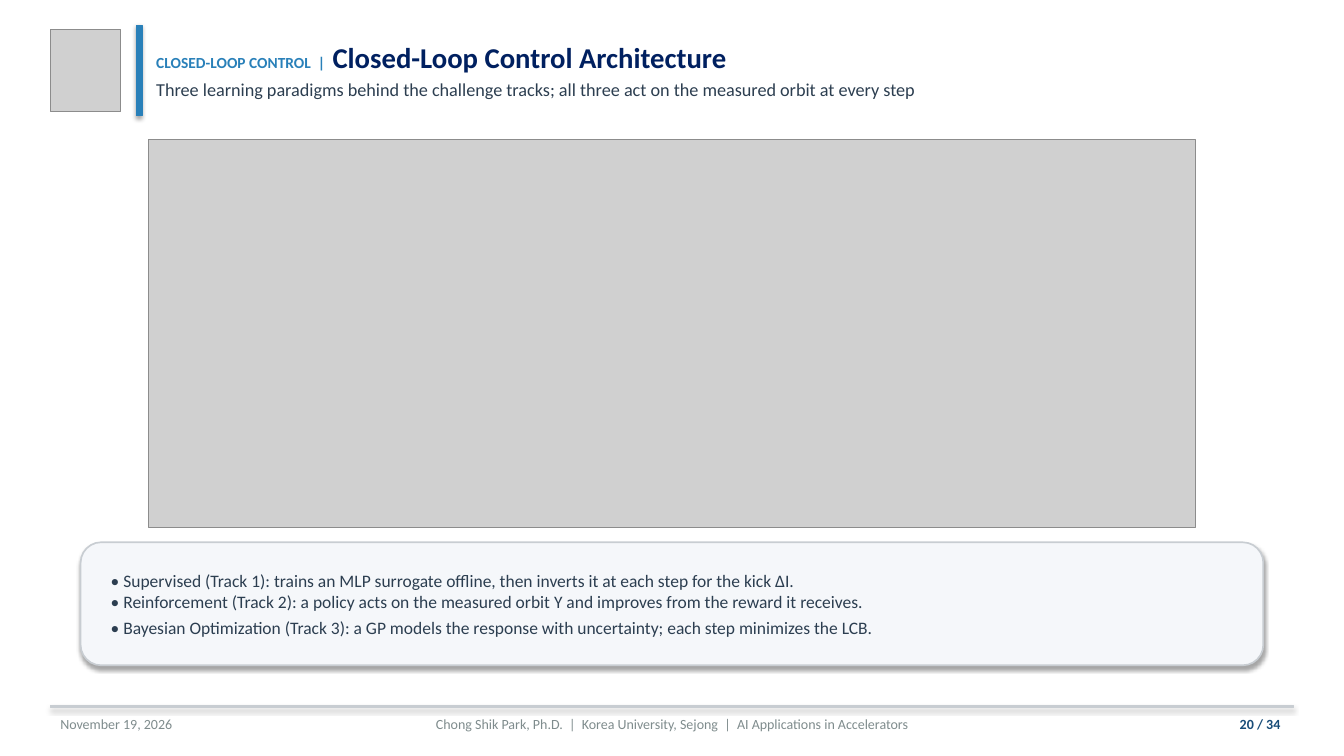
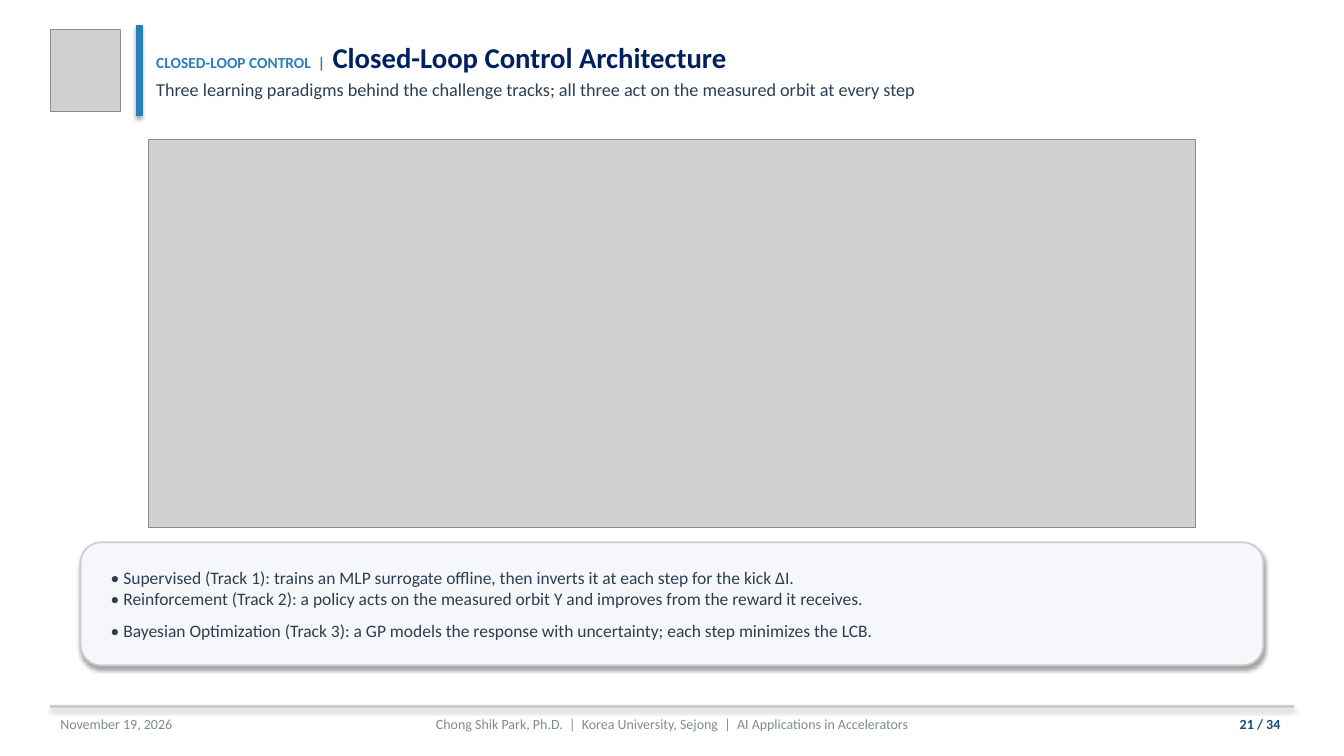
Before and after one commit to cspark7701/ai4acc-mini-hackathon, a slide deck: slide 21 of presentations/Lecture_1_AI_ML_Foundations_and_Control_Slides.pptx (slide 20 before the commit). Drawn at 1344x756 pixels with LibreOffice and Linux fonts; fonts in the diff are those of the drawing; grey boxes stand for pictures. Boxes give left, top, right and bottom in pixels: in the first picture for what was removed or moved away, otherwise in the second. Text is boxed around its words. In the diff, an @@ line names an element or a change of style, - is before the commit and + after.

```diff
--- a/presentations/Lecture_1_AI_ML_Foundations_and_Control_Slides.pptx
+++ b/presentations/Lecture_1_AI_ML_Foundations_and_Control_Slides.pptx
@@ text "• Supervised (Track 1): trains ..." at [123, 571, 872, 640]: line spacing 1.22 to 1.55 @@
@@ text at [1240, 720, 1280, 729]: text changed @@
-20 / 34
+21 / 34
```
Also in this commit, not shown: 17 other slides changed, 1 slide added, 6 other files.
